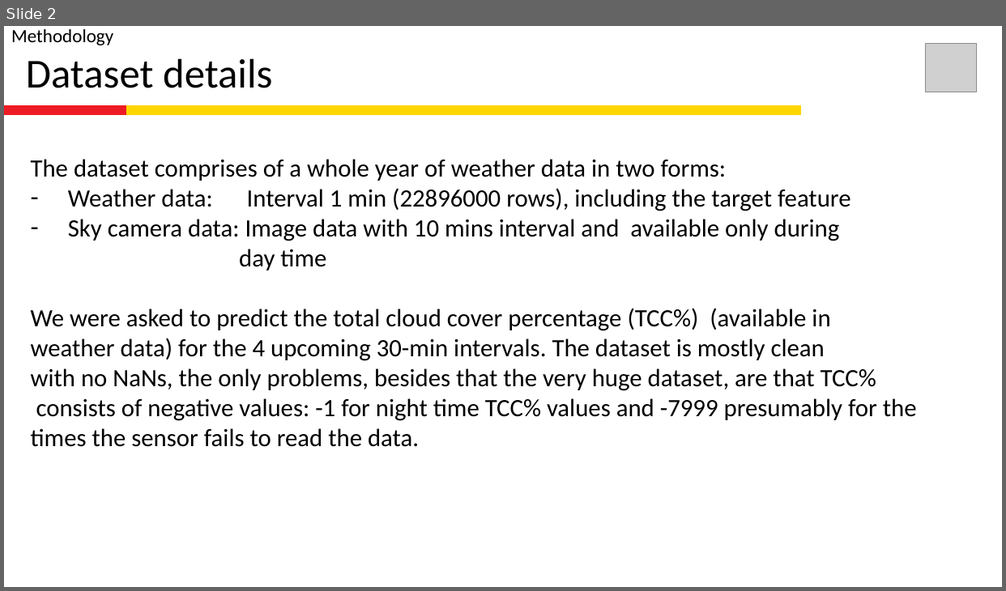
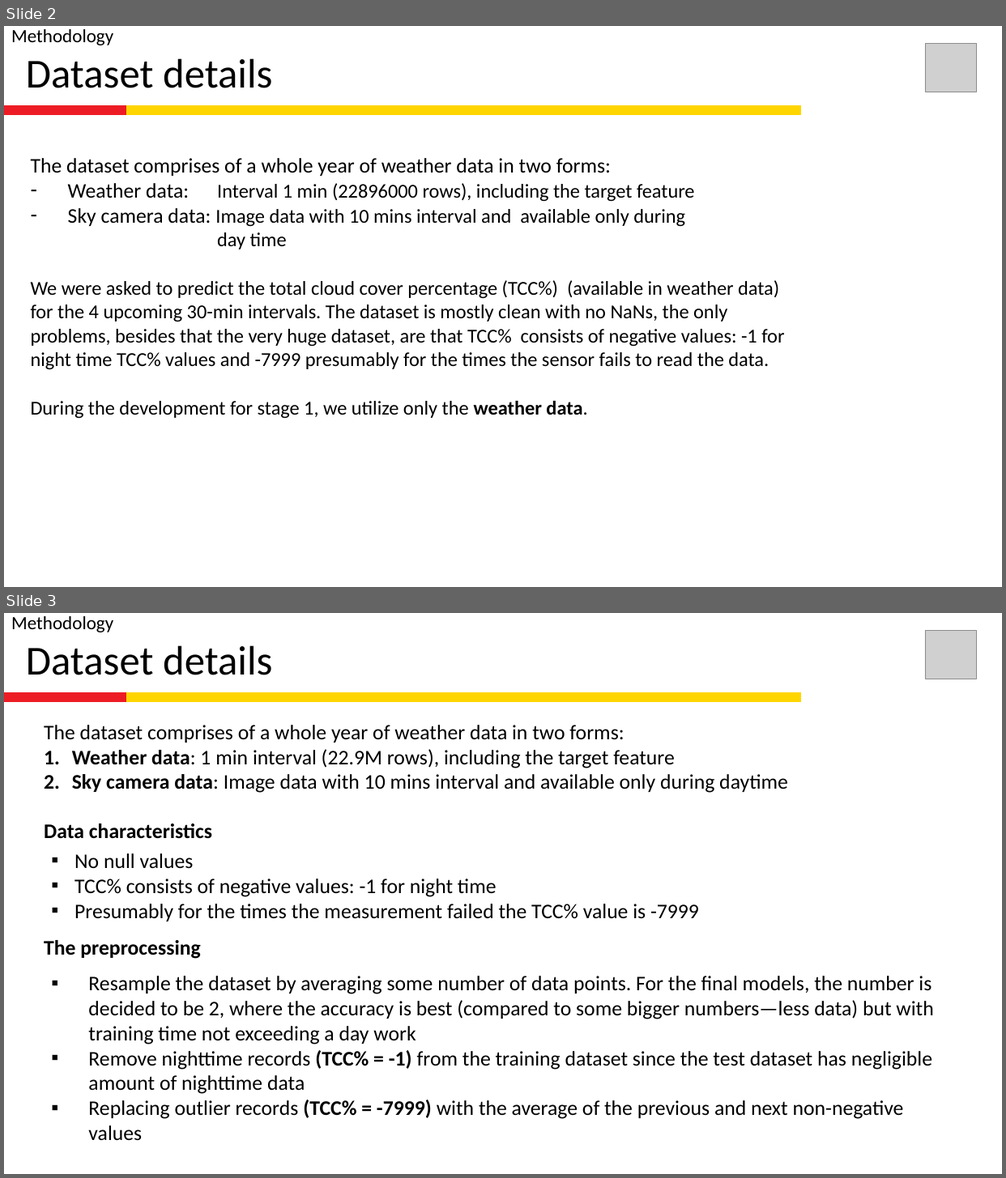
Before and after one commit to paramudya/alexandra-for-shellai, a slide deck: alexandra_pitch-stage1-v1.pptx. Shown one above the other, each under a label of ours: slide 2 before the commit, slides 2 and 3 after it. The pictures are 1006x591 and 1006x1178 pixels, drawn with LibreOffice and Linux fonts; fonts in the diff are those of the drawing; grey boxes stand for pictures; background and template pictures are left out. Boxes give left, top, right and bottom in pixels: in the first picture for what was removed or moved away, otherwise in the second. Text is boxed around its words. In the diff, an @@ line names an element or a change of style, - is before the commit and + after.

```diff
--- a/alexandra_pitch-stage1-v1.pptx
+++ b/alexandra_pitch-stage1-v1.pptx
@@ slide 3 added at <box>4,613,1002,1174</box>, background picture (left out); not listed: 1 template element that a slide beside it also shows @@
@@ text added at <box>11,616,113,632</box>, 18 pt, text #000000 @@
+Methodology
@@ picture added at <box>925,631,977,679</box> @@
@@ title added at <box>26,645,273,675</box>, 39.6 pt, text #000000 @@
+Dataset details
@@ rectangle added at <box>4,693,583,702</box>, fill #ED1C24, outline #ED1C24 1 pt @@
@@ rectangle added at <box>127,693,800,702</box>, fill #FFD500, outline #FFD500 1 pt @@
@@ text added at <box>44,725,788,793</box>, 20 pt, text #000000 @@
+The dataset comprises of a whole year of weather data in two forms:
+1. Weather data: 1 min interval (22.9M rows), including the target feature
+2. Sky camera data: Image data with 10 mins interval and available only during daytime
@@ text added at <box>44,824,212,839</box>, 20 pt, text #000000, bold @@
+Data characteristics
@@ text added at <box>74,854,699,922</box>, 20 pt, text #000000 @@
+▪ No null values
+▪ TCC% consists of negative values: -1 for night time
+▪ Presumably for the times the measurement failed the TCC% value is -7999
@@ text added at <box>44,940,200,959</box>, 20 pt, text #000000, bold @@
+The preprocessing
@@ text added at <box>88,976,933,1141</box>, 20 pt, text #000000 @@
+▪ Resample the dataset by averaging some number of data points. For the final models, the number is decided to be 2, where the accuracy is best (compared to some bigger numbers—less data) but with training time not exceeding a day work
+▪ Remove nighttime records (TCC% = -1) from the training dataset since the test dataset has negligible amount of nighttime data
+▪ Replacing outlier records (TCC% = -7999) with the average of the previous and next non-negative values
@@ slide 2 changed as well @@
@@ rectangle: place and size @@
-rectangle at <box>4,110,1002,532</box>
+rectangle at <box>4,110,1002,587</box>
@@ text at <box>31,158,695,250</box>: size 24 to 20 pt in "The dataset comprises of a whole year ...", "Weather data:", "Sky camera data:"; size 24 to 19 pt in "Interval 1 min (22896000 rows), including the ...", "Image data with 10 mins interval and ...", "day time" @@
@@ text at <box>31,280,784,419</box>: text changed; size 24 to 19 pt @@
-We were asked to predict the total cloud cover percentage (TCC%) (available in
-weather data) for the 4 upcoming 30-min intervals. The dataset is mostly clean
-with no NaNs, the only problems, besides that the very huge dataset, are that TCC%
-consists of negative values: -1 for night time TCC% values and -7999 presumably for the times the sensor fails to read the data.
+We were asked to predict the total cloud cover percentage (TCC%) (available in weather data) for the 4 upcoming 30-min intervals. The dataset is mostly clean with no NaNs, the only problems, besides that the very huge dataset, are that TCC% consists of negative values: -1 for night time TCC% values and -7999 presumably for the times the sensor fails to read the data.
+During the development for stage 1, we utilize only the weather data.
```
Also in this commit, not shown: 6 other slides changed, 1 other slide added, 1 other file.
